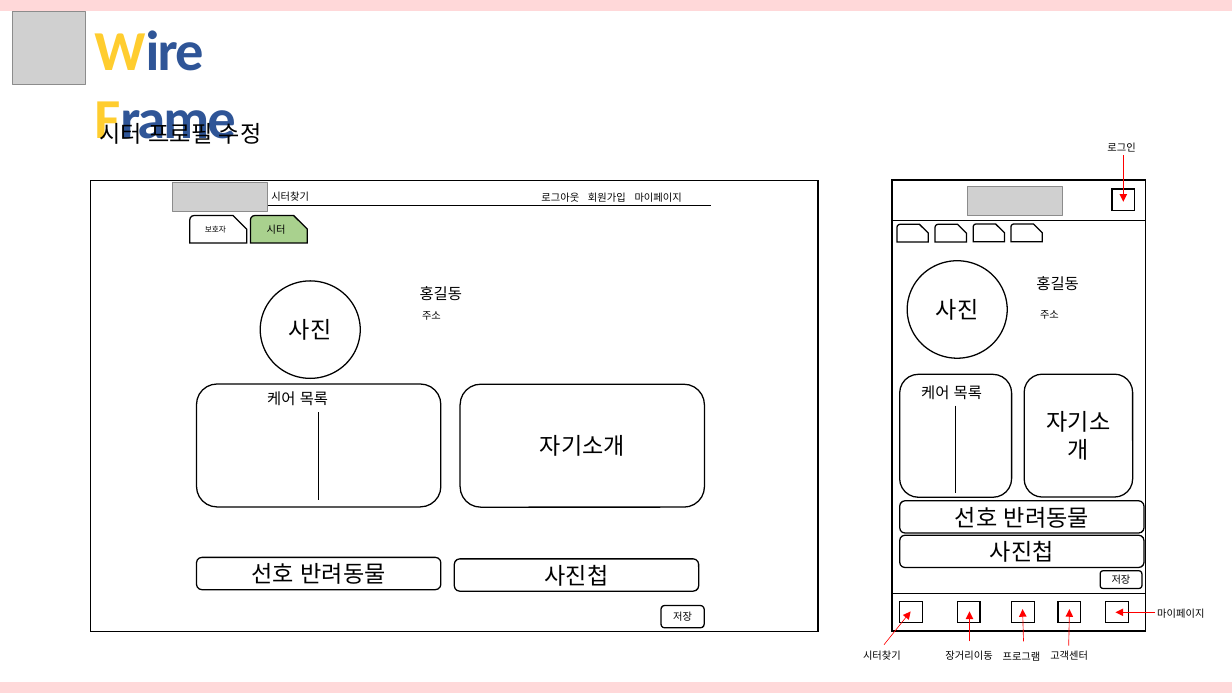
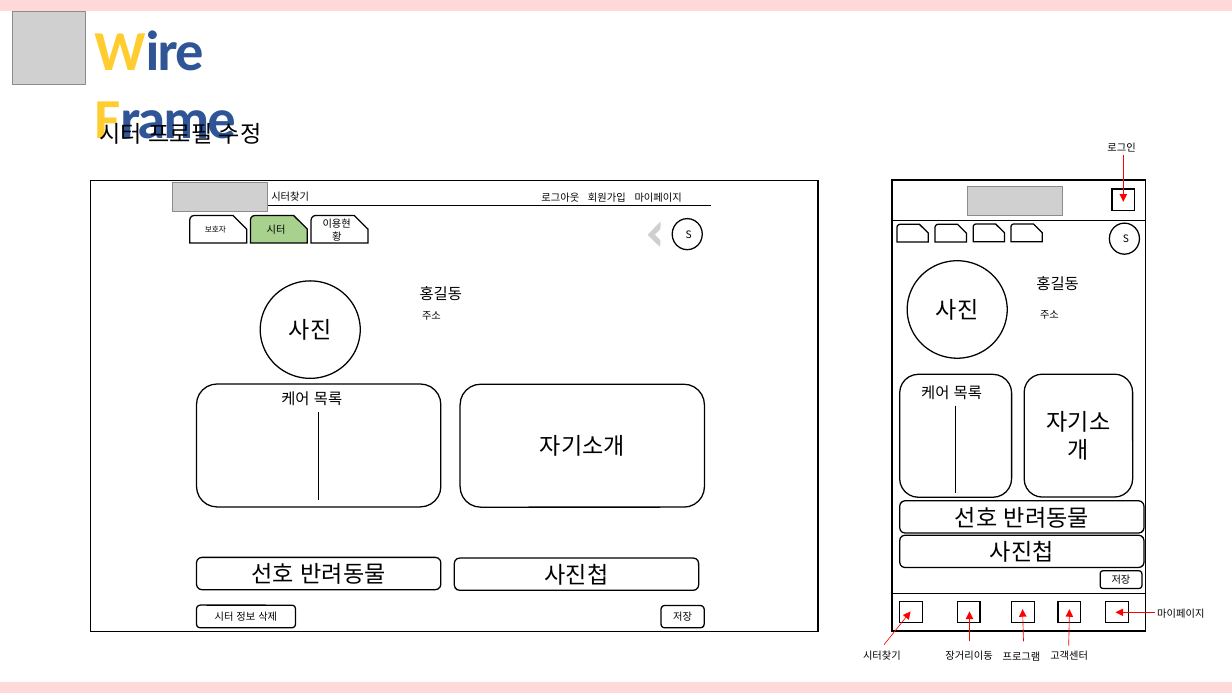
Before and after one commit to hhsw07/ezen-academy-projects, a slide deck: slide 18 of 반려동물관리서비스.pptx. Drawn at 1232x693 pixels with LibreOffice and Linux fonts; fonts in the diff are those of the drawing; grey boxes stand for pictures. Boxes give left, top, right and bottom in pixels: in the first picture for what was removed or moved away, otherwise in the second. Text is boxed around its words. In the diff, an @@ line names an element or a change of style, - is before the commit and + after.

```diff
--- a/반려동물관리서비스.pptx
+++ b/반려동물관리서비스.pptx
@@ snip round rect added at (311, 215, 369, 243), fill #FFFFFF, outline #000000 1 pt, 8 pt, text #000000 @@
+이용현황
@@ half frame added at (647, 220, 676, 249), fill #D0CECE, outline #FFFFFF 1 pt @@
@@ ellipse added at (673, 219, 703, 250), fill #FFFFFF, outline #000000 1 pt, 8 pt, text #000000 @@
+S
@@ ellipse added at (1110, 223, 1141, 254), fill #FFFFFF, outline #000000 1 pt, 8 pt, text #000000 @@
+S
@@ text "케어 목록": place and size @@
-text "케어 목록" at (267, 391, 328, 406)
+text "케어 목록" at (281, 391, 342, 406)
@@ rounded rectangle added at (197, 605, 296, 628), fill #FFFFFF, outline #000000 1 pt, 8 pt, text #000000 @@
+시터 정보 삭제
```
Also in this commit, not shown: 7 other slides changed.
